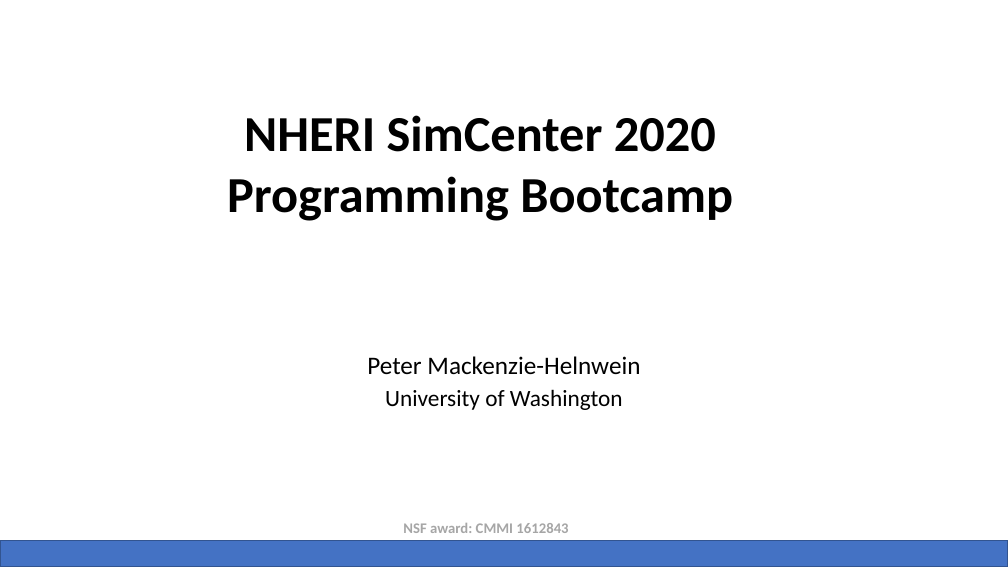
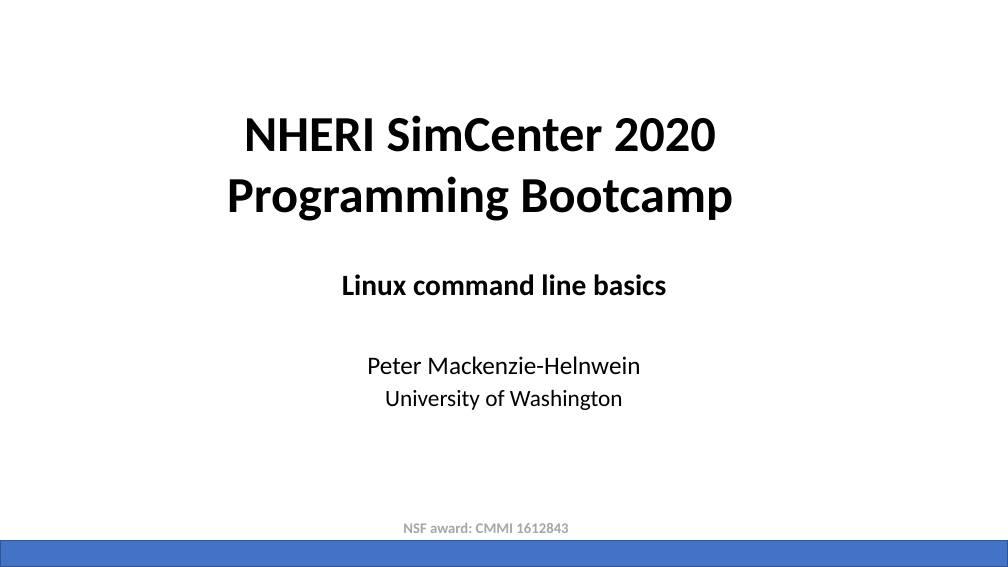
Before and after one commit to NHERI-SimCenter/SimCenterBootcamp2020, a slide deck: slide 31 of presentations/SimCenter Bootcamp Python.pptx (slide 22 before the commit). Drawn at 1008x567 pixels with LibreOffice and Linux fonts; fonts in the diff are those of the drawing; background and template pictures are left out. Boxes give left, top, right and bottom in pixels: in the first picture for what was removed or moved away, otherwise in the second. Text is boxed around its words. In the diff, an @@ line names an element or a change of style, - is before the commit and + after.

```diff
--- a/presentations/SimCenter Bootcamp Python.pptx
+++ b/presentations/SimCenter Bootcamp Python.pptx
@@ subtitle added at (x1=342, y1=274, x2=666, y2=296), 28 pt, text #000000, bold @@
+Linux command line basics
```
Also in this commit, not shown: 14 other slides changed, 9 slides added, 11 other files.
